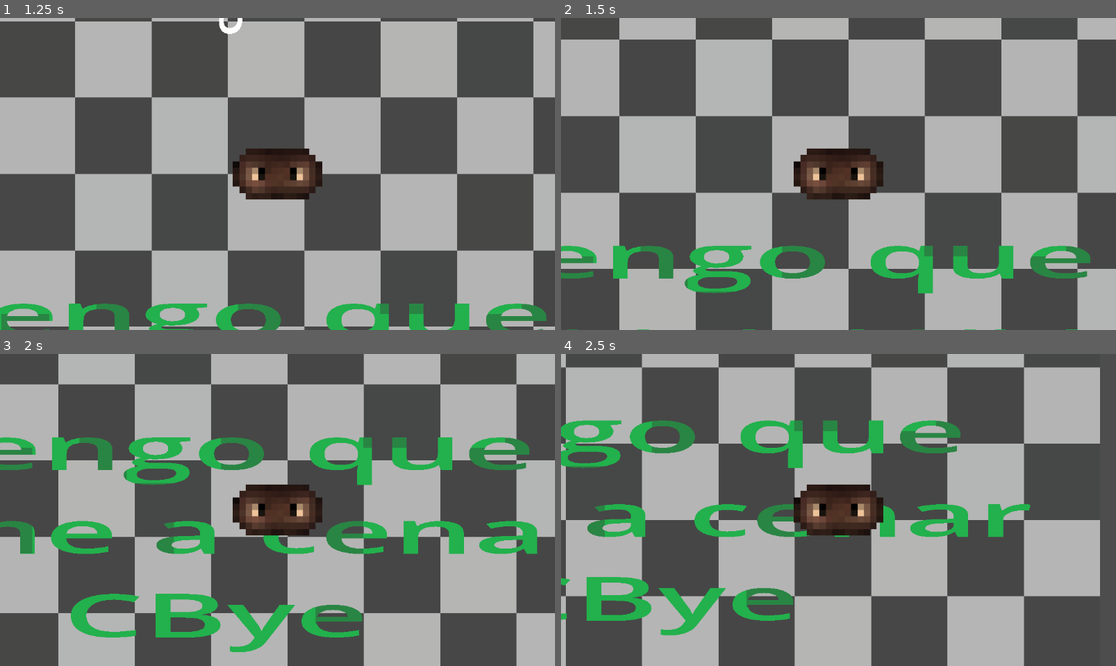
Above: before the commit, frames 1-4 (two rows, left to right).
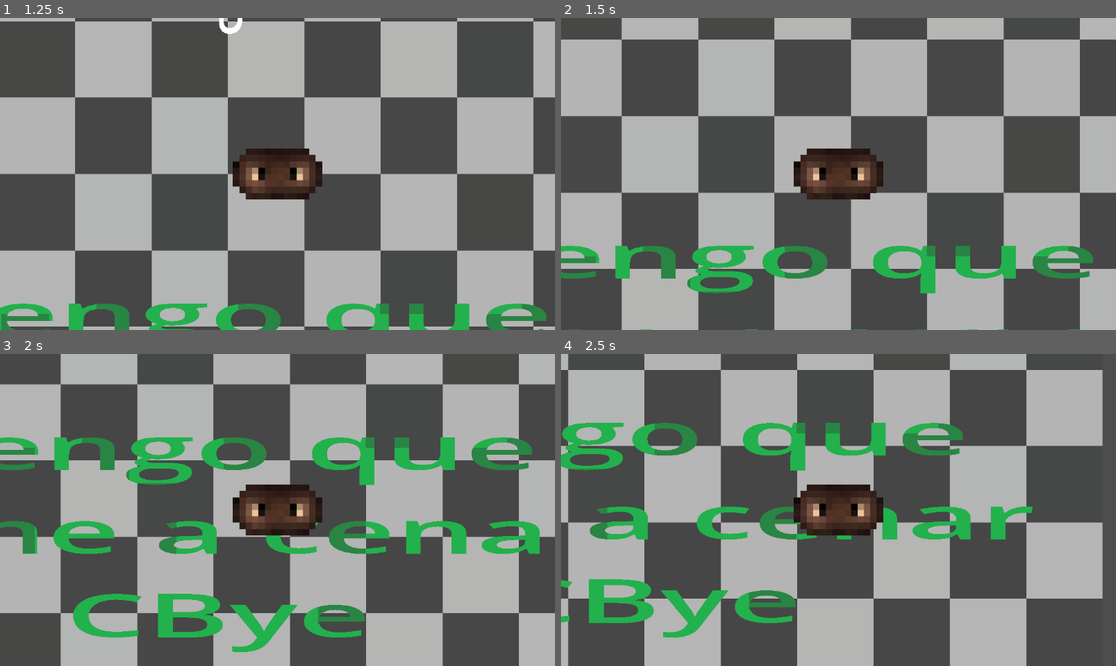
Above: after the commit, the same moments.

Repository: Alessio2122/Nombre-preliminar
Game: Godot game, scene res://escenarios/sala.tscn
Same seed, same stepped clock (60 frames per second), same inputs: the game is played once before the commit and once after it. The project has no main scene, so this scene is started directly.
Inputs:
- Up to frame 1 (1.25 s): tap Enter at 0.5 s; hold D (ui_right) from 0.53 s (still down)
- Up to frame 2 (1.5 s): release D (ui_right) at 1.28 s; hold S (ui_down) from 1.28 s (still down)
- Up to frame 3 (2 s): keep holding S (ui_down)
- Up to frame 4 (2.5 s): release S (ui_down) at 2.03 s; hold D (ui_right) from 2.03 s (still down)

Frame 1 is identical in both runs. In frame 2, 4.4% of the frame differs, in the area x 0-96%, y 0-100%; in frame 3, 6.0%; in frame 4, 11%, in the area x 0-98%, y 0-100%.

Commit message:
2026/01/29 17:55
Se cambian las posiciones de distintos objetos.

Diff:
--- a/códigos/movimientoPersonaje.gd
+++ b/códigos/movimientoPersonaje.gd
@@ -1,7 +1,7 @@
 extends CharacterBody2D
 
 # Velocidad de movimiento en píxeles por segundo
-@export var speed : float = 300.0
+@export var speed : float = 600.0
 
 func _physics_process(_delta):
 	# Dirección horizontal (-1 a 1)
@@ -11,13 +11,13 @@
 
 	# Movimiento horizontal
 	if dir_x != 0:
-		velocity.x = dir_x * 2 * speed
+		velocity.x = dir_x * speed
 	else:
 		velocity.x = move_toward(velocity.x, 0, speed)
 
 	# Movimiento vertical
 	if dir_y != 0:
-		velocity.y = dir_y * 2 * speed
+		velocity.y = dir_y * speed
 	else:
 		velocity.y = move_toward(velocity.y, 0, speed)
 
--- a/escenarios/sala.tscn
+++ b/escenarios/sala.tscn
@@ -64,7 +64,6 @@
 texture = ExtResource("1_yp54a")
 
 [node name="CollisionShape2D" type="CollisionShape2D" parent="StaticBody2D"]
-position = Vector2(0, -0.0236581)
 shape = SubResource("RectangleShape2D_yp54a")
 
 [node name="MeshInstance2D" type="MeshInstance2D" parent="."]
@@ -100,19 +99,16 @@
 [node name="StaticBody2D3" type="StaticBody2D" parent="."]
 
 [node name="CollisionShape2D3" type="CollisionShape2D" parent="StaticBody2D3"]
-position = Vector2(0, 2)
 shape = SubResource("SegmentShape2D_bgvtk")
 
 [node name="StaticBody2D4" type="StaticBody2D" parent="."]
 
 [node name="CollisionShape2D3" type="CollisionShape2D" parent="StaticBody2D4"]
-position = Vector2(0, 2)
 shape = SubResource("SegmentShape2D_yp54a")
 
 [node name="StaticBody2D5" type="StaticBody2D" parent="."]
 
 [node name="CollisionShape2D3" type="CollisionShape2D" parent="StaticBody2D5"]
-position = Vector2(0, 2)
 shape = SubResource("SegmentShape2D_2yqpo")
 
 [node name="StaticBody2D6" type="StaticBody2D" parent="."]
@@ -134,7 +130,6 @@
 mesh = SubResource("TextMesh_0mhbb")
 
 [node name="StaticBody2D7" type="StaticBody2D" parent="."]
-position = Vector2(0, -1)
 collision_layer = 4
 collision_mask = 2
 
